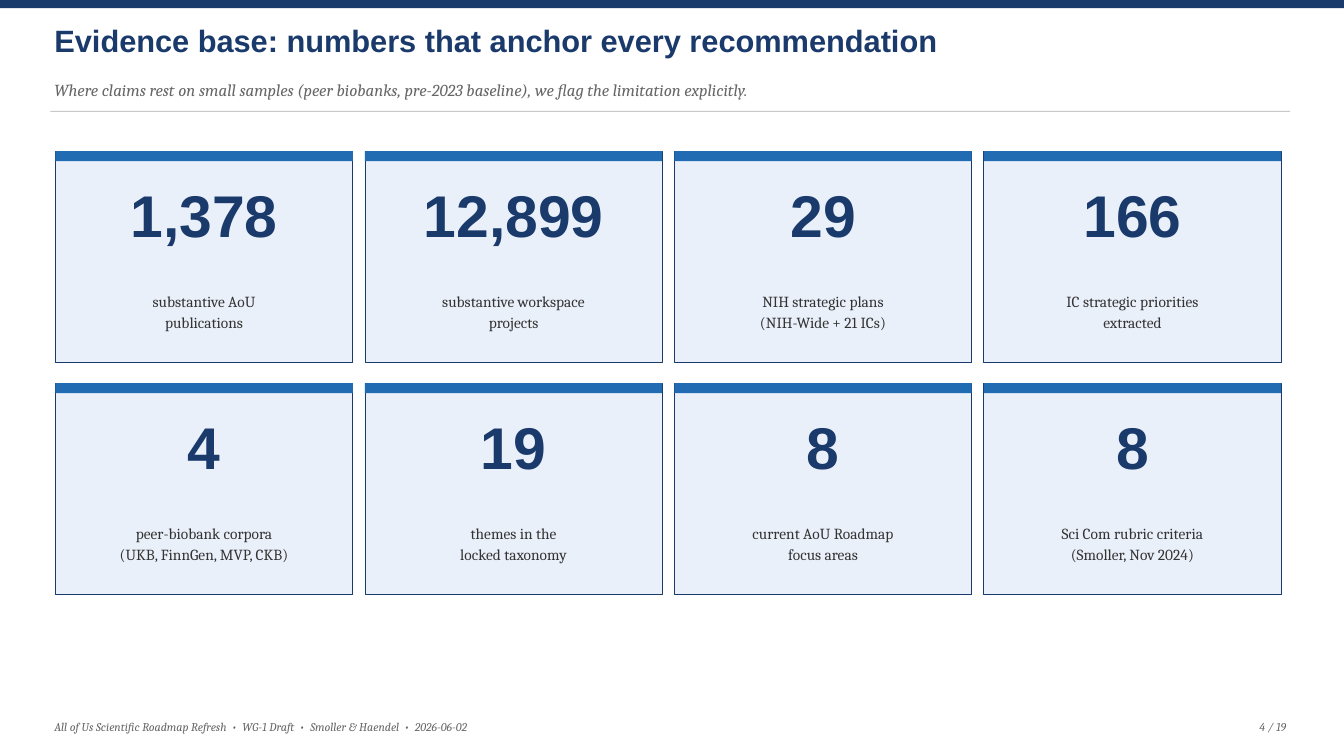
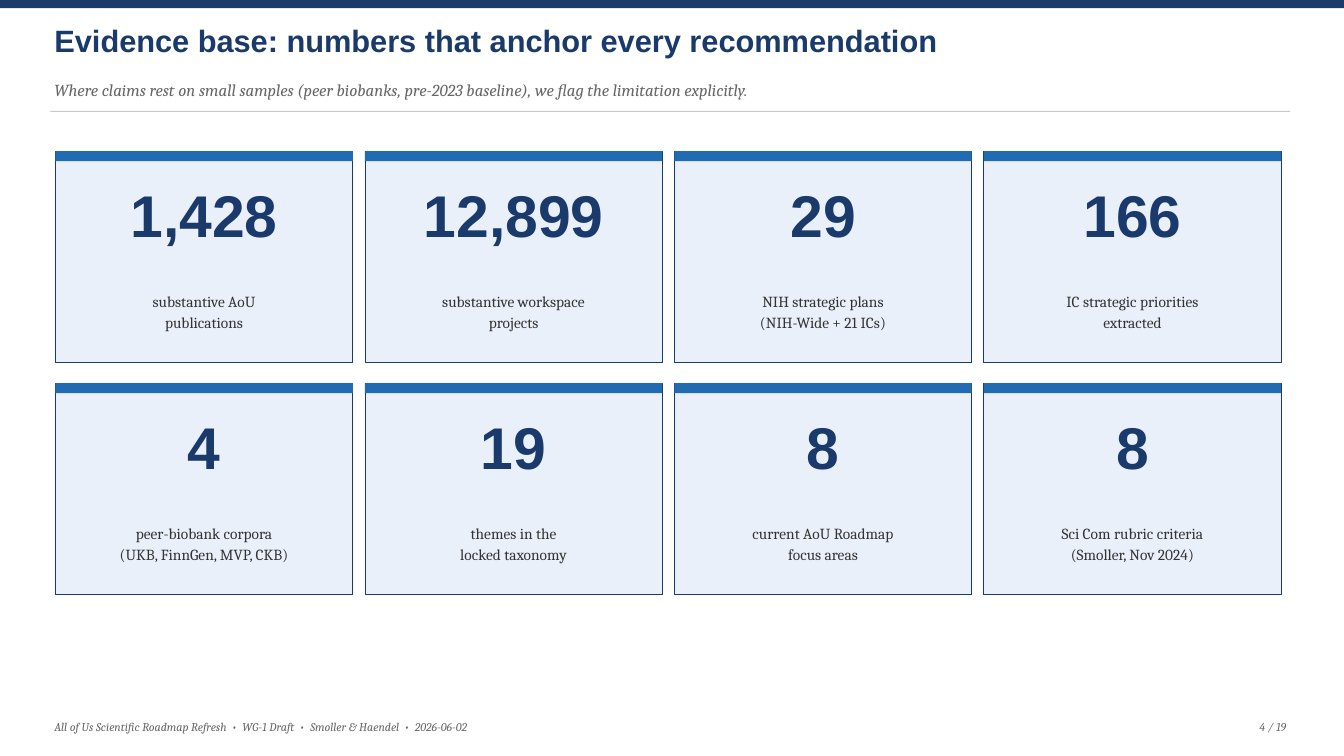
Before and after one commit to mellybelly/all-of-us, a slide deck: slide 4 of resources/deliverables/AoU_Roadmap_Refresh_Draft_Deck.pptx. Drawn at 1344x756 pixels with LibreOffice and Linux fonts; fonts in the diff are those of the drawing. Boxes give left, top, right and bottom in pixels: in the first picture for what was removed or moved away, otherwise in the second. Text is boxed around its words. In the diff, an @@ line names an element or a change of style, - is before the commit and + after.

```diff
--- a/resources/deliverables/AoU_Roadmap_Refresh_Draft_Deck.pptx
+++ b/resources/deliverables/AoU_Roadmap_Refresh_Draft_Deck.pptx
@@ text at [131, 196, 278, 246]: text changed @@
-1,378
+1,428
```
Also in this commit, not shown: 14 other slides changed, 7 other files.
